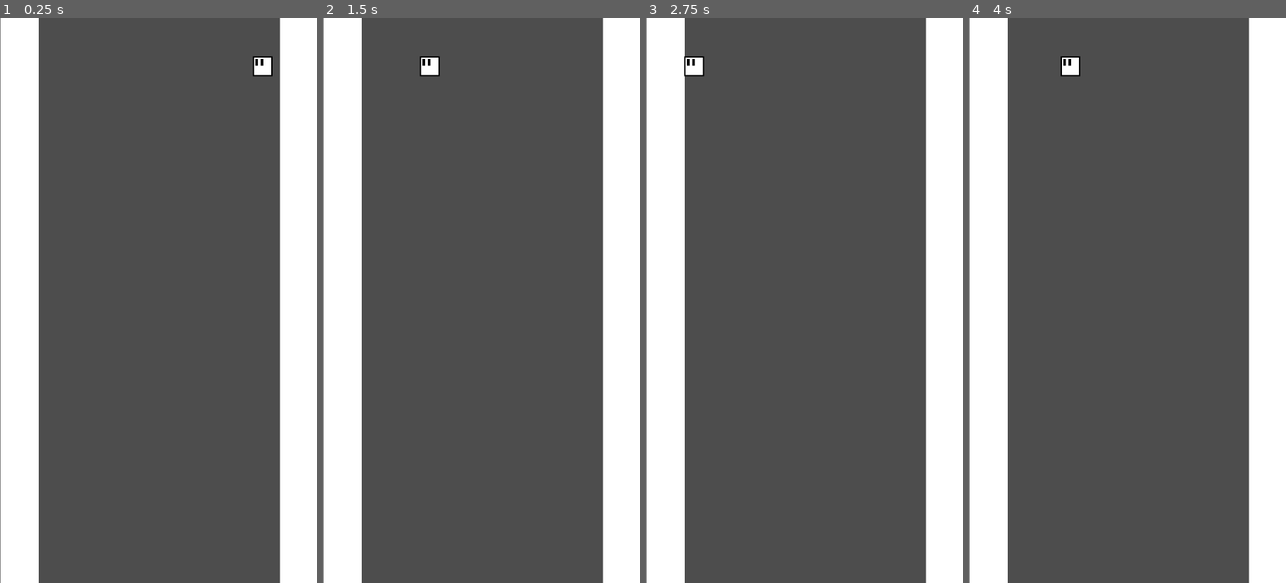
Above: before the commit, frames 1-4 (left to right).
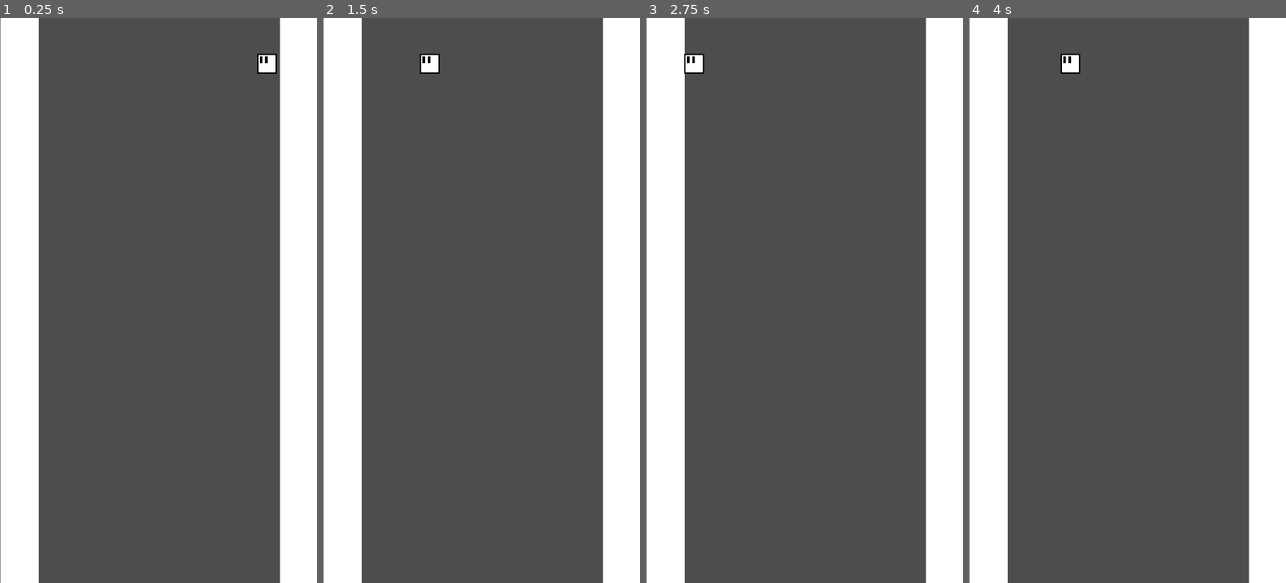
Above: after the commit, the same moments.

Repository: Yerguito/Going-Down
Game: Godot game, scene res://Escenas/principal.tscn
Two runs of this game, one before a commit and one after it. Both use one fixed random seed, a clock stepped at 60 frames per second and the inputs below.
Inputs (mouse positions are in pixels of both pictures, inside the frame that each line leads up to):
- Up to frame 1 (0.25 s): no input
- Up to frame 2 (1.5 s): move the mouse to (551, 272) at 0.52 s; click (551, 272) at 0.6 s; move the mouse to (418, 328) at 1.27 s; click (418, 328) at 1.35 s
- Up to frame 3 (2.75 s): move the mouse to (836, 176) at 2.02 s; click (836, 176) at 2.1 s
- Up to frame 4 (4 s): move the mouse to (1111, 413) at 2.77 s; click (1111, 413) at 2.85 s; move the mouse to (1222, 385) at 3.52 s; click (1222, 385) at 3.6 s

The runs differ from the first frame. In frame 1, 0.2% of the frame differs, in the area x 79-88%, y 6-11%; in frame 2, 0.1%; in frame 3, 0.1%; in frame 4, 0.1%.

Commit message:
camara añadida

Diff:
--- /dev/null
+++ b/Escenas/camera_2d.gd
@@ -0,0 +1,12 @@
+extends Camera2D
+
+@onready var seguir_jugador = true
+
+func _ready() -> void:
+	pass # Replace with function body.
+
+
+# Called every frame. 'delta' is the elapsed time since the previous frame.
+func _process(delta: float) -> void:
+	if seguir_jugador:
+		position.y = $"../personaje".position.y +538
--- /dev/null
+++ b/Escenas/plataforma.tscn
@@ -0,0 +1,17 @@
+[gd_scene load_steps=3 format=3 uid="uid://bmh7ba0a2nnxp"]
+
+[ext_resource type="Texture2D" uid="uid://c7iejesmb2ob4" path="res://sprites/New Piskel (8).png" id="1_ewfgs"]
+
+[sub_resource type="RectangleShape2D" id="RectangleShape2D_ku31x"]
+size = Vector2(19, 32)
+
+[node name="StaticBody2D" type="StaticBody2D"]
+position = Vector2(1, -3)
+scale = Vector2(3, 5)
+
+[node name="Sprite2D" type="Sprite2D" parent="."]
+texture = ExtResource("1_ewfgs")
+
+[node name="CollisionShape2D" type="CollisionShape2D" parent="."]
+position = Vector2(-0.5, 0)
+shape = SubResource("RectangleShape2D_ku31x")
--- a/Escenas/principal.tscn
+++ b/Escenas/principal.tscn
@@ -1,8 +1,9 @@
-[gd_scene load_steps=4 format=3 uid="uid://c1j7c1xfqk0il"]
+[gd_scene load_steps=5 format=3 uid="uid://c1j7c1xfqk0il"]
 
 [ext_resource type="PackedScene" uid="uid://ctghlp7e7pqql" path="res://Escenas/pared.tscn" id="1_c2m65"]
 [ext_resource type="PackedScene" uid="uid://0e3k0tglwqfm" path="res://Escenas/personaje.tscn" id="2_lppth"]
 [ext_resource type="Script" path="res://scripts/personaje.gd" id="3_8l6v5"]
+[ext_resource type="Script" path="res://Escenas/camera_2d.gd" id="4_y3x7q"]
 
 [node name="Principal" type="Node2D"]
 
@@ -18,5 +19,9 @@
 scale = Vector2(1, 1)
 
 [node name="personaje" parent="." instance=ExtResource("2_lppth")]
-position = Vector2(351, 108)
+position = Vector2(361, 108)
 script = ExtResource("3_8l6v5")
+
+[node name="Camera2D" type="Camera2D" parent="."]
+position = Vector2(360, 636)
+script = ExtResource("4_y3x7q")
